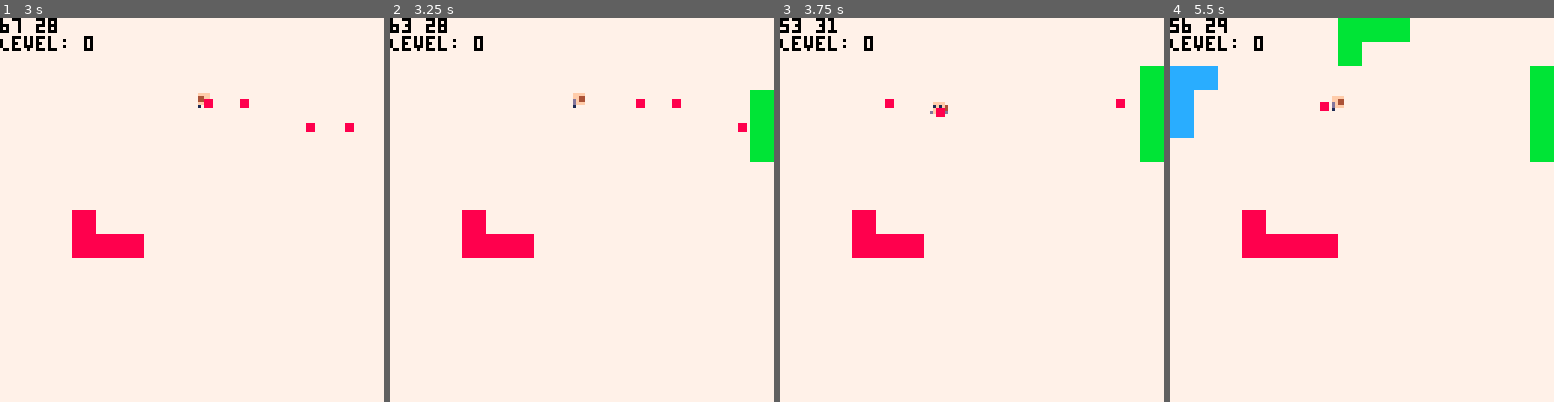
Above: before the commit, frames 1-4 (left to right).
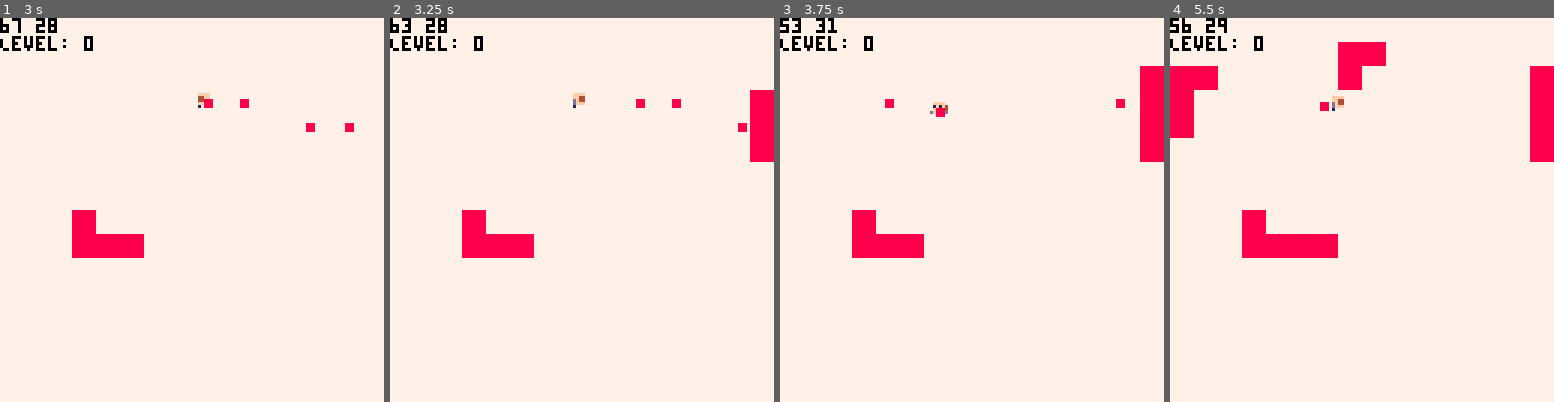
Above: after the commit, the same moments.

Repository: Beetrootmonkey/LudumDare45
Game: PICO-8 cartridge ld45.p8
The game is run twice, just before and just after one commit, with the same random seed, the same clock (stepped at 60 frames per second) and the same inputs.
Inputs:
- Up to frame 1 (3 s): tap X (X key) at 0.33, 1.07, 1.85, 2.97 s; tap O (Z key) at 0.7, 1.7, 2.1, 2.5, 2.9 s; hold Right 1.6-2.1 s; hold Up 2.15-2.42 s; hold Right from 2.47 s (still down)
- Up to frame 2 (3.25 s): release Right at 3.03 s; hold Left from 3.08 s (still down)
- Up to frame 3 (3.75 s): tap O (Z key) at 3.3, 3.7 s; release Left at 3.58 s; hold Down from 3.63 s (still down)
- Up to frame 4 (5.5 s): release Down at 3.97 s; hold Right 4.02-4.68 s; tap X (X key) at 4.08, 5.2 s; tap O (Z key) every 0.4 s from 4.1 to 5.3 s; hold Up 4.73-5.03 s; hold Left from 5.08 s (still down)

Frame 1 is identical in both runs. In frame 2, 1.2% of the frame differs, in the area x 93-100%, y 18-38%; in frame 3, 1.6%; in frame 4, 5.5%, in the area x 0-100%, y 0-38%.

Commit message:
Update ld45.p8

Diff:
--- a/ld45.p8
+++ b/ld45.p8
@@ -257,23 +257,64 @@
 
 
 
+…(41 lines of a section not shown)…
 __gff__
-0000010003050700000000000000000000000000000000000000000000000000000000000000000000000000000000000000000000000000000000000000000000000000000000000000000000000000000000000000000000000000000000000000000000000000000000000000000000000000000000000000000000000000
+0000010000000000000000000000000000000000000000000000000000000000000000000000000000000000000000000000000000000000000000000000000000000000000000000000000000000000000000000000000000000000000000000000000000000000000000000000000000000000000000000000000000000000
 0000000000000000000000000000000000000000000000000000000000000000000000000000000000000000000000000000000000000000000000000000000000000000000000000000000000000000000000000000000000000000000000000000000000000000000000000000000000000000000000000000000000000000
 __map__
-0505050505050504040404040404040403030303030303030303030303030303010101010101010000000000000000000000000000000000000000000000000000000000000000000000000000000000000000000000000000000000000000000000000000000000000000000000000000000000000000000000000000000000
-0505050105050104010104040401010403030303030303030303030303030303010101010101010000000000000000000000000000000000000000000000000000000000000000000000000000000000000000000000000000000000000000000000000000000000000000000000000000000000000000000000000000000000
-0505010105010101010104010401010403030303030303030303030303030303010101010101010000000000000000000000000000000000000000000000000000000000000000000000000000000000000000000000000000000000000000000000000000000000000000000000000000000000000000000000000000000000
-0501010101010101010101010101010403030303030303030303030303030303010101010101010000000000000000000000000000000000000000000000000000000000000000000000000000000000000000000000000000000000000000000000000000000000000000000000000000000000000000000000000000000000
-0501010501010101010101010101010403030303030303030303030303030303010101010101010000000000000000000000000000000000000000000000000000000000000000000000000000000000000000000000000000000000000000000000000000000000000000000000000000000000000000000000000000000000
-0501010501010101010401010101010403030303030303030303030303030303010101010101010000000000000000000000000000000000000000000000000000000000000000000000000000000000000000000000000000000000000000000000000000000000000000000000000000000000000000000000000000000000
-0501010101010101010101010101010403030303030303030303030303030303010101010101010000000000000000000000000000000000000000000000000000000000000000000000000000000000000000000000000000000000000000000000000000000000000000000000000000000000000000000000000000000000
-0501010101010101010101010101010603030303030303030303030303030303010101010101010000000000000000000000000000000000000000000000000000000000000000000000000000000000000000000000000000000000000000000000000000000000000000000000000000000000000000000000000000000000
-0201020201010101010606060606010603030303030303030303030303030303010101010101010000000000000000000000000000000000000000000000000000000000000000000000000000000000000000000000000000000000000000000000000000000000000000000000000000000000000000000000000000000000
-0201020202020201010601010101010603030303030303030303030303030303010101010101010000000000000000000000000000000000000000000000000000000000000000000000000000000000000000000000000000000000000000000000000000000000000000000000000000000000000000000000000000000000
-0201010101010101010606010606060603030303030303030303030303030303010101010101010000000000000000000000000000000000000000000000000000000000000000000000000000000000000000000000000000000000000000000000000000000000000000000000000000000000000000000000000000000000
-0201010101010101010601010101010603030303030303030303030303030303010101010101010000000000000000000000000000000000000000000000000000000000000000000000000000000000000000000000000000000000000000000000000000000000000000000000000000000000000000000000000000000000
-0201010101010101010606060606010603030303030303030303030303030303010101010101010000000000000000000000000000000000000000000000000000000000000000000000000000000000000000000000000000000000000000000000000000000000000000000000000000000000000000000000000000000000
-0201010101010101010601010101010603030303030303030303030303030303010101010101010000000000000000000000000000000000000000000000000000000000000000000000000000000000000000000000000000000000000000000000000000000000000000000000000000000000000000000000000000000000
-0201010101010101010101060606010603030303030303030303030303030303010101010101010000000000000000000000000000000000000000000000000000000000000000000000000000000000000000000000000000000000000000000000000000000000000000000000000000000000000000000000000000000000
-0202020202020202060606060606060603030303030303030303030303030303010101010101010000000000000000000000000000000000000000000000000000000000000000000000000000000000000000000000000000000000000000000000000000000000000000000000000000000000000000000000000000000000
+0202020202020202020202020202020203030303030303030303030303030303010101010101010000000000000000000000000000000000000000000000000000000000000000000000000000000000000000000000000000000000000000000000000000000000000000000000000000000000000000000000000000000000
+0202020102020102020102020201010203030303030303030303030303030303010101010101010000000000000000000000000000000000000000000000000000000000000000000000000000000000000000000000000000000000000000000000000000000000000000000000000000000000000000000000000000000000
+0202010102010102010102010201010203030303030303030303030303030303010101010101010000000000000000000000000000000000000000000000000000000000000000000000000000000000000000000000000000000000000000000000000000000000000000000000000000000000000000000000000000000000
+0201010101010101010101010101010203030303030303030303030303030303010101010101010000000000000000000000000000000000000000000000000000000000000000000000000000000000000000000000000000000000000000000000000000000000000000000000000000000000000000000000000000000000
+0201010201010101010101010101010203030303030303030303030303030303010101010101010000000000000000000000000000000000000000000000000000000000000000000000000000000000000000000000000000000000000000000000000000000000000000000000000000000000000000000000000000000000
+0201010201010101010201010101010203030303030303030303030303030303010101010101010000000000000000000000000000000000000000000000000000000000000000000000000000000000000000000000000000000000000000000000000000000000000000000000000000000000000000000000000000000000
+0201010101010101010101010101010203030303030303030303030303030303010101010101010000000000000000000000000000000000000000000000000000000000000000000000000000000000000000000000000000000000000000000000000000000000000000000000000000000000000000000000000000000000
+0201010101010101010101010101010203030303030303030303030303030303010101010101010000000000000000000000000000000000000000000000000000000000000000000000000000000000000000000000000000000000000000000000000000000000000000000000000000000000000000000000000000000000
+0201020201010101010202020202010203030303030303030303030303030303010101010101010000000000000000000000000000000000000000000000000000000000000000000000000000000000000000000000000000000000000000000000000000000000000000000000000000000000000000000000000000000000
+0201020202020201010201010101010203030303030303030303030303030303010101010101010000000000000000000000000000000000000000000000000000000000000000000000000000000000000000000000000000000000000000000000000000000000000000000000000000000000000000000000000000000000
+0201010101010101010202010202020203030303030303030303030303030303010101010101010000000000000000000000000000000000000000000000000000000000000000000000000000000000000000000000000000000000000000000000000000000000000000000000000000000000000000000000000000000000
+0201010101010101010201010101010203030303030303030303030303030303010101010101010000000000000000000000000000000000000000000000000000000000000000000000000000000000000000000000000000000000000000000000000000000000000000000000000000000000000000000000000000000000
+0201010101010101010202020202010203030303030303030303030303030303010101010101010000000000000000000000000000000000000000000000000000000000000000000000000000000000000000000000000000000000000000000000000000000000000000000000000000000000000000000000000000000000
+0201010101010101010201010101010203030303030303030303030303030303010101010101010000000000000000000000000000000000000000000000000000000000000000000000000000000000000000000000000000000000000000000000000000000000000000000000000000000000000000000000000000000000
+0201010101010101010101020202010203030303030303030303030303030303010101010101010000000000000000000000000000000000000000000000000000000000000000000000000000000000000000000000000000000000000000000000000000000000000000000000000000000000000000000000000000000000
+0202020202020202020202020202020203030303030303030303030303030303010101010101010000000000000000000000000000000000000000000000000000000000000000000000000000000000000000000000000000000000000000000000000000000000000000000000000000000000000000000000000000000000
Not shown, changed: 49 lines of the sprite sheet (__gfx__) section of ld45.p8
